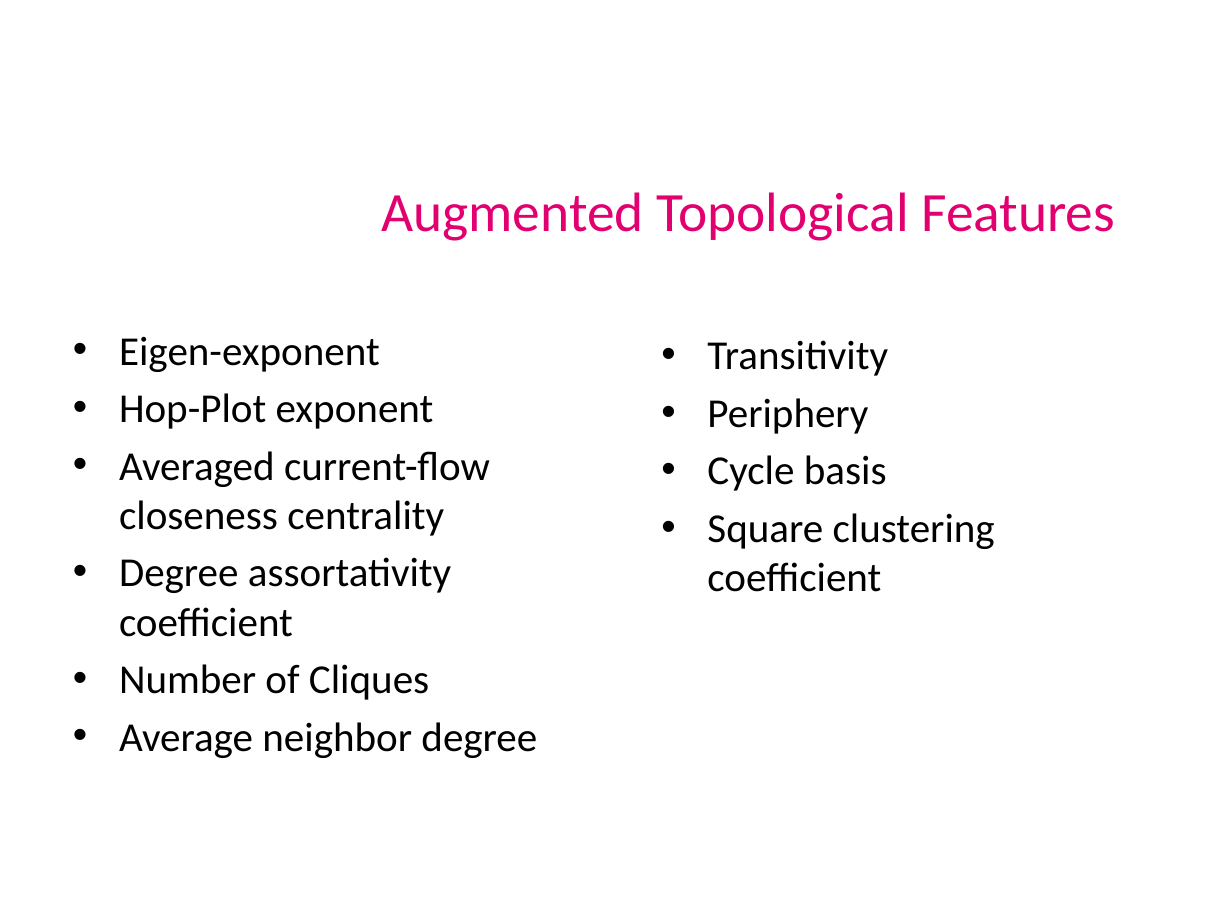
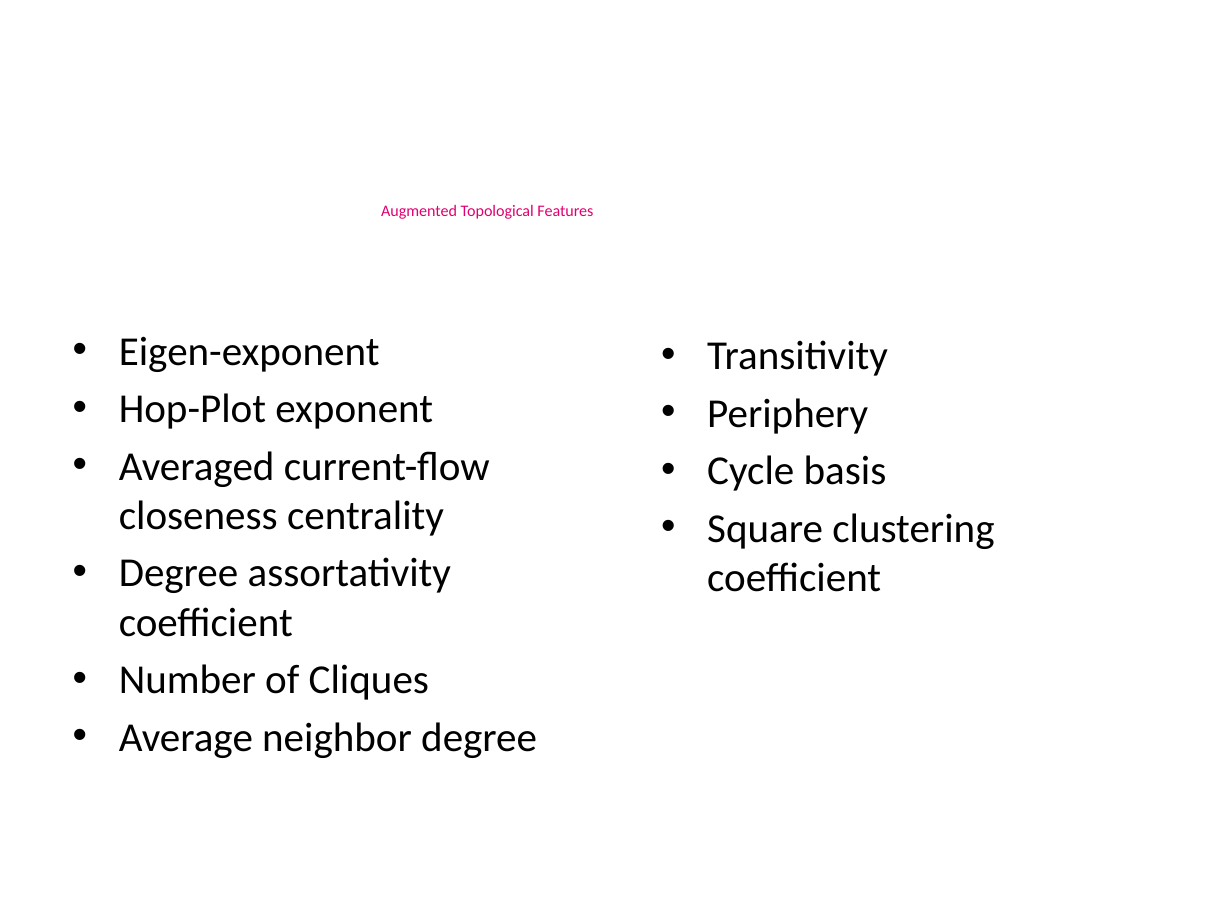
Before and after one commit to shayestehhamid/PatternRecognitionCourse, a slide deck: slide 17 of pattern_Presentation.pptx. Drawn at 1232x924 pixels with LibreOffice and Linux fonts; fonts in the diff are those of the drawing; background and template pictures are left out. Boxes give left, top, right and bottom in pixels: in the first picture for what was removed or moved away, otherwise in the second. Text is boxed around its words. In the diff, an @@ line names an element or a change of style, - is before the commit and + after.

```diff
--- a/pattern_Presentation.pptx
+++ b/pattern_Presentation.pptx
@@ text "Augmented Topological Features" at box(381, 205, 593, 219): size 32.4 to 9.4 pt @@
```
Also in this commit, not shown: 18 other slides changed, 1 other file.
